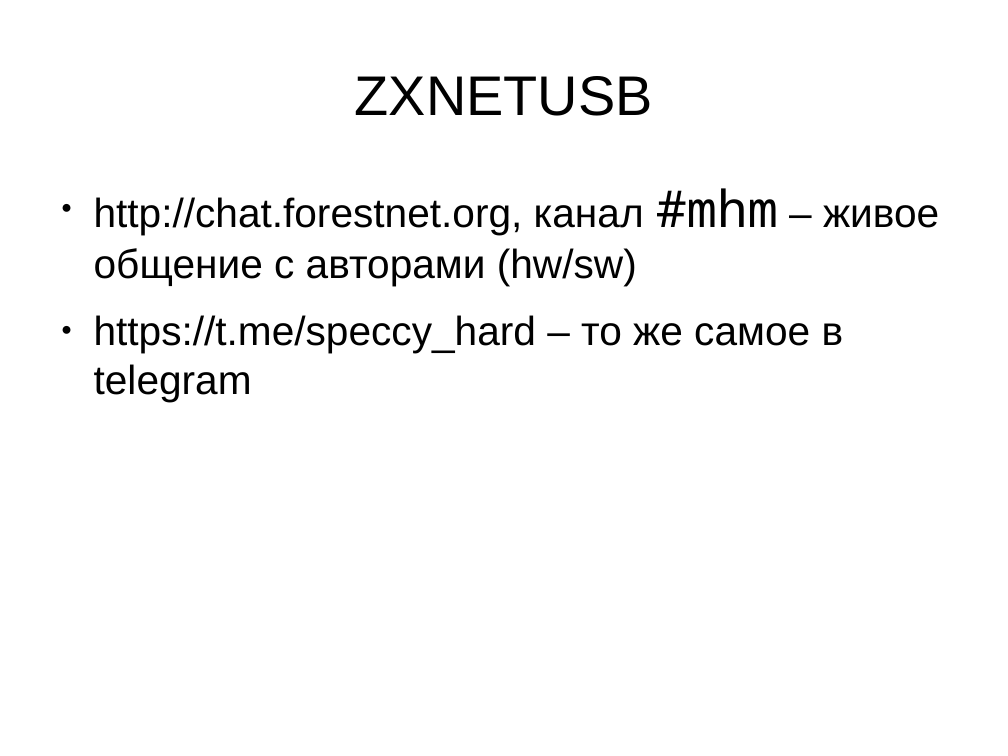
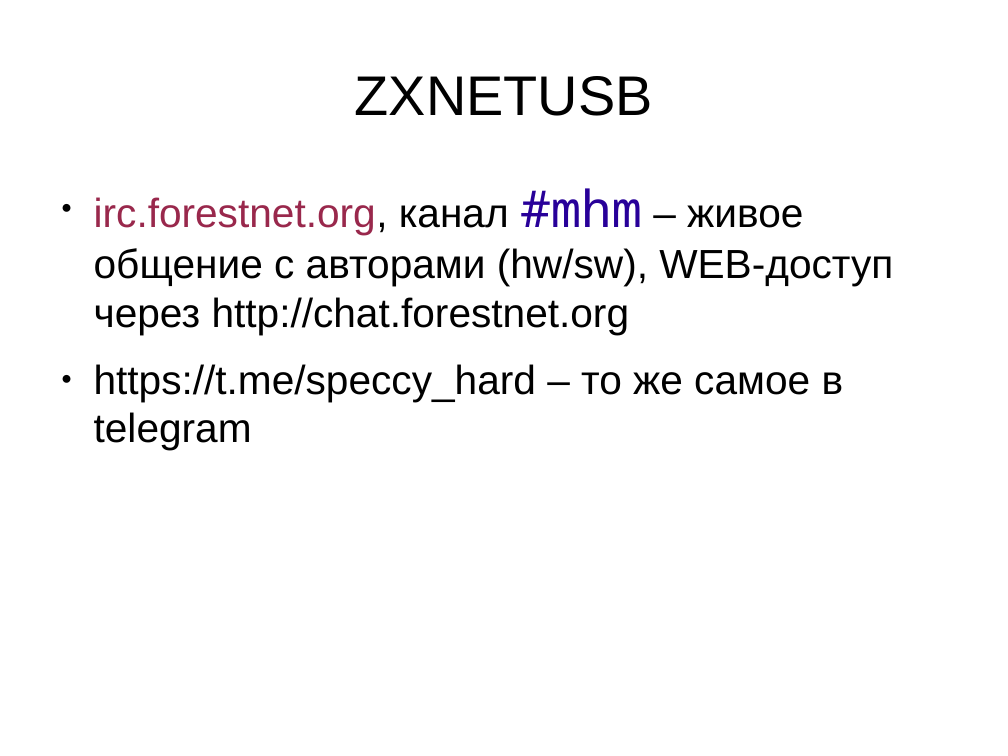
Before and after one commit to lvd2/zxnetusb, a slide deck: slide 10 of report/dh2019.odp. Drawn at 1008x756 pixels with LibreOffice and Linux fonts; fonts in the diff are those of the drawing; background and template pictures are left out. Boxes give left, top, right and bottom in pixels: in the first picture for what was removed or moved away, otherwise in the second. Text is boxed around its words. In the diff, an @@ line names an element or a change of style, - is before the commit and + after.

```diff
--- a/report/dh2019.odp
+++ b/report/dh2019.odp
@@ text at [94,188,893,335]: text changed @@
-● http://chat.forestnet.org, канал #mhm – живое общение с авторами (hw/sw)
+● irc.forestnet.org, канал #mhm – живое общение с авторами (hw/sw), WEB-доступ через http://chat.forestnet.org
```
Also in this commit, not shown: 2 other slides changed, 1 other file.
